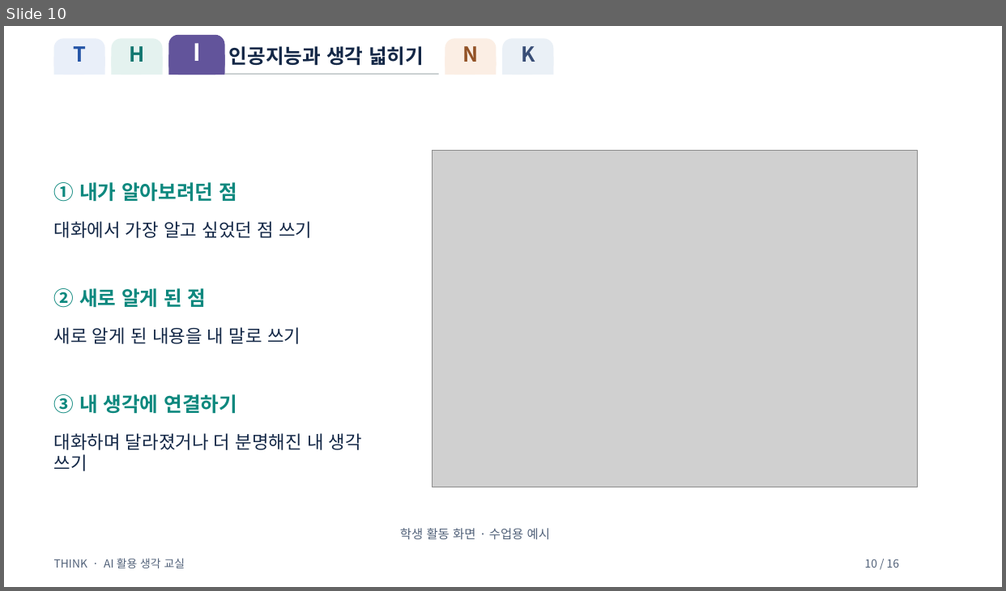
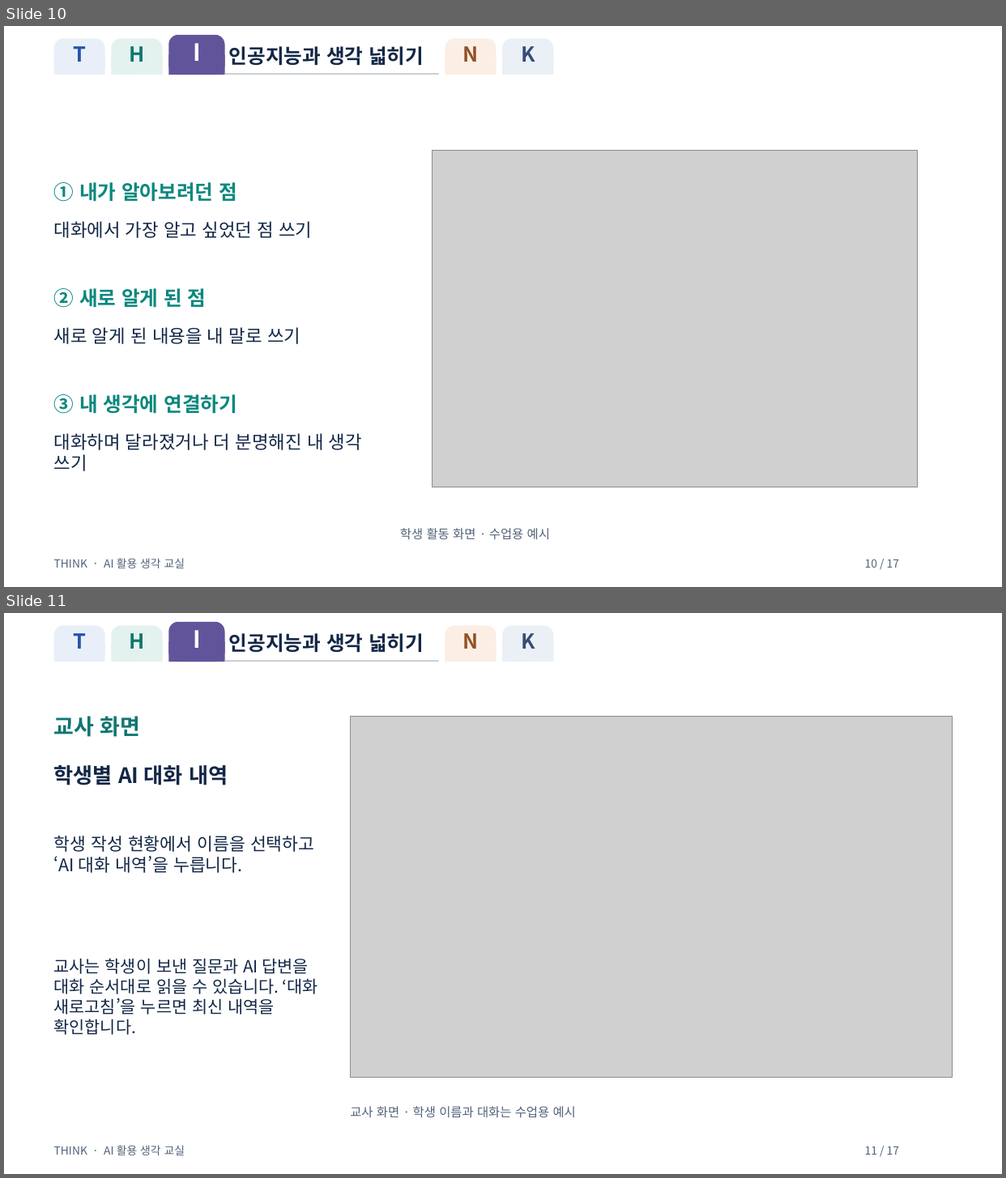
Before and after one commit to Hydrocho/THINK_AI, a slide deck: research-presentation/THINK-guide-editable.pptx. Shown one above the other, each under a label of ours: slide 10 before the commit, slides 10 and 11 after it. The pictures are 1006x591 and 1006x1178 pixels, drawn with LibreOffice and Linux fonts; fonts in the diff are those of the drawing; grey boxes stand for pictures. Boxes give left, top, right and bottom in pixels: in the first picture for what was removed or moved away, otherwise in the second. Text is boxed around its words. In the diff, an @@ line names an element or a change of style, - is before the commit and + after.

```diff
--- a/research-presentation/THINK-guide-editable.pptx
+++ b/research-presentation/THINK-guide-editable.pptx
@@ slide 11 added at bbox=[4, 613, 1002, 1174], background #FFFFFF @@
@@ rounded rectangle added at bbox=[54, 626, 105, 662], fill #E9EFF9 @@
@@ text added at bbox=[73, 633, 86, 649], 19.8 pt, text #2454A6, bold @@
+T
@@ rounded rectangle added at bbox=[111, 626, 162, 662], fill #E4F2EF @@
@@ text added at bbox=[129, 633, 144, 649], 19.8 pt, text #11766F, bold @@
+H
@@ rounded rectangle added at bbox=[168, 622, 225, 662], fill #62549B @@
@@ text added at bbox=[193, 630, 201, 648], 22.8 pt, text #FFFFFF, bold @@
+I
@@ text added at bbox=[229, 633, 424, 653], 19.2 pt, text #132746, bold @@
+인공지능과 생각 넓히기
@@ rounded rectangle added at bbox=[445, 626, 496, 662], fill #FBEEE4 @@
@@ text added at bbox=[462, 633, 478, 649], 19.8 pt, text #925226, bold @@
+N
@@ rounded rectangle added at bbox=[503, 626, 553, 662], fill #EAF0F6 @@
@@ text added at bbox=[521, 633, 535, 649], 19.8 pt, text #384D76, bold @@
+K
@@ rectangle added at bbox=[54, 644, 105, 662], fill #E9EFF9 @@
@@ rectangle added at bbox=[111, 644, 162, 662], fill #E4F2EF @@
@@ rectangle added at bbox=[168, 641, 225, 662], fill #62549B @@
@@ rectangle added at bbox=[225, 660, 439, 662], fill #C0C7C9 @@
@@ rectangle added at bbox=[445, 644, 496, 662], fill #FBEEE4 @@
@@ rectangle added at bbox=[503, 644, 553, 662], fill #EAF0F6 @@
@@ text added at bbox=[54, 716, 141, 737], 21 pt, text #11766F, bold @@
+교사 화면
@@ picture added at bbox=[350, 717, 952, 1078] @@
@@ text added at bbox=[54, 765, 228, 786], 20.4 pt, text #132746, bold @@
+학생별 AI 대화 내역
@@ text added at bbox=[54, 836, 314, 873], 16.8 pt, text #132746 @@
+학생 작성 현황에서 이름을 선택하고 ‘AI 대화 내역’을 누릅니다.
@@ text added at bbox=[54, 958, 318, 1035], 16.2 pt, text #132746 @@
+교사는 학생이 보낸 질문과 AI 답변을 대화 순서대로 읽을 수 있습니다. ‘대화 새로고침’을 누르면 최신 내역을 확인합니다.
@@ text added at bbox=[350, 1106, 576, 1118], 12 pt, text #52627A @@
+교사 화면 · 학생 이름과 대화는 수업용 예시
@@ text added at bbox=[54, 1145, 185, 1156], 10.8 pt, text #52627A @@
+THINK · AI 활용 생각 교실
@@ text added at bbox=[865, 1147, 899, 1155], 10.8 pt, text #52627A @@
+11 / 17
@@ slide 10 changed as well @@
@@ text at bbox=[865, 560, 899, 568]: text changed @@
-10 / 16
+10 / 17
```
Also in this commit, not shown: 15 other slides changed, 2 other files.
